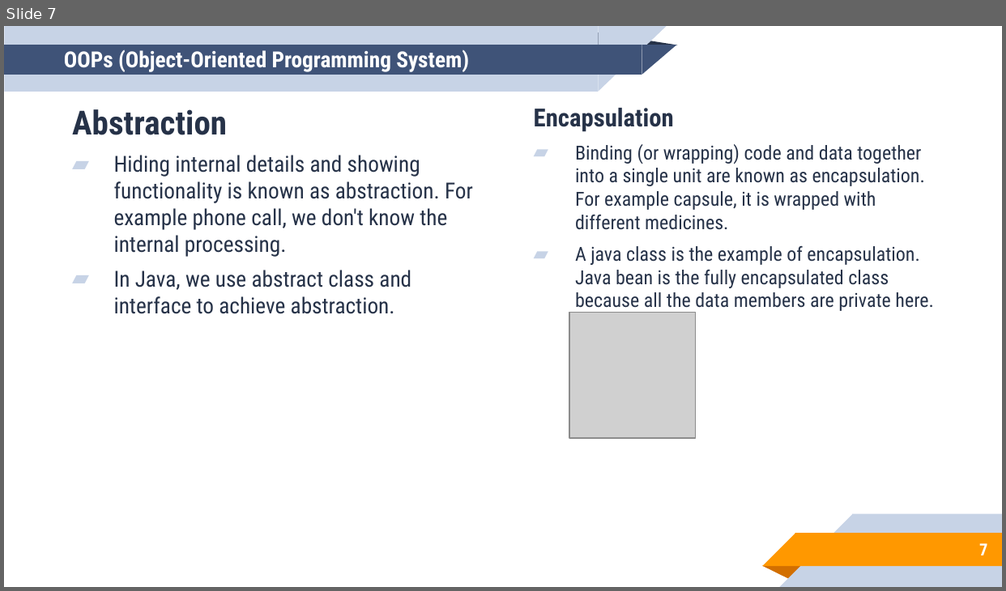
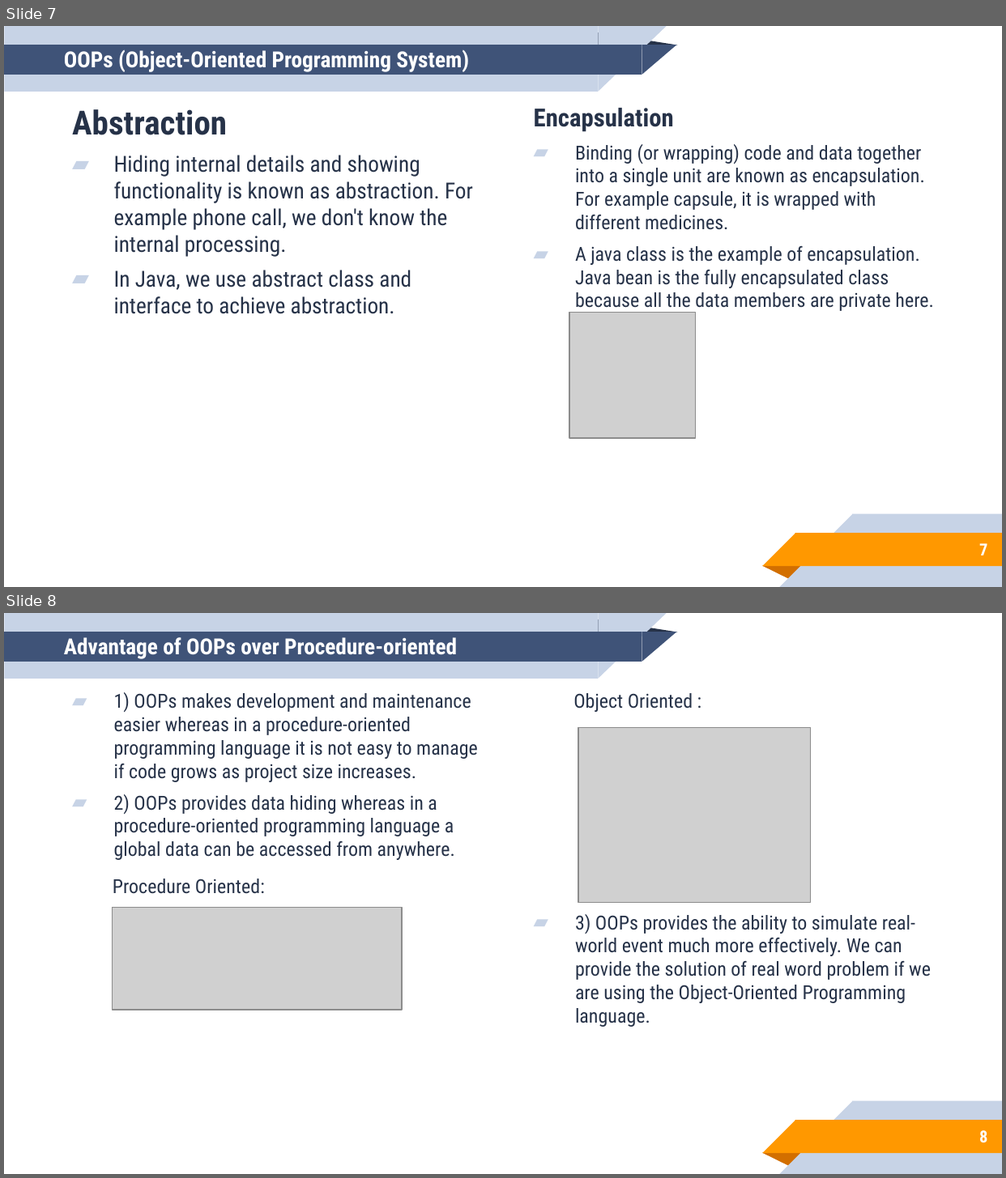
Before and after one commit to aronipurwanto/materi-xa, a slide deck: java/java-logic/Slide-Java-Logic-05.pptx. Shown one above the other, each under a label of ours: slide 7 before the commit, slides 7 and 8 after it. The pictures are 1006x591 and 1006x1178 pixels, drawn with LibreOffice and Linux fonts; fonts in the diff are those of the drawing; grey boxes stand for pictures. Boxes give left, top, right and bottom in pixels: in the first picture for what was removed or moved away, otherwise in the second. Text is boxed around its words. In the diff, an @@ line names an element or a change of style, - is before the commit and + after.

```diff
--- a/java/java-logic/Slide-Java-Logic-05.pptx
+++ b/java/java-logic/Slide-Java-Logic-05.pptx
@@ slide 8 added at (4, 613, 1002, 1174), background #FFFFFF; not listed: 10 template elements that a slide beside it also shows @@
@@ title added at (64, 637, 457, 659), 16 pt, text #FFFFFF, bold @@
+Advantage of OOPs over Procedure-oriented
@@ text added at (113, 692, 478, 894), 14 pt, text #263248 @@
+▰ 1) OOPs makes development and maintenance easier whereas in a procedure-oriented programming language it is not easy to manage if code grows as project size increases.
+▰ 2) OOPs provides data hiding whereas in a procedure-oriented programming language a global data can be accessed from anywhere.
+  Procedure Oriented:
@@ text added at (573, 693, 931, 1027), 14 pt, text #263248 @@
+  Object Oriented :
+▰ 3) OOPs provides the ability to simulate real-world event much more effectively. We can provide the solution of real word problem if we are using the Object-Oriented Programming language.
@@ picture added at (579, 728, 812, 902) @@
@@ picture added at (112, 907, 401, 1010) @@
@@ page number added at (979, 1131, 987, 1144), 12 pt, text #FFFFFF, bold @@
+8
```
Also in this commit, not shown: 12 slides changed, 12 other slides added, 12 other files.
